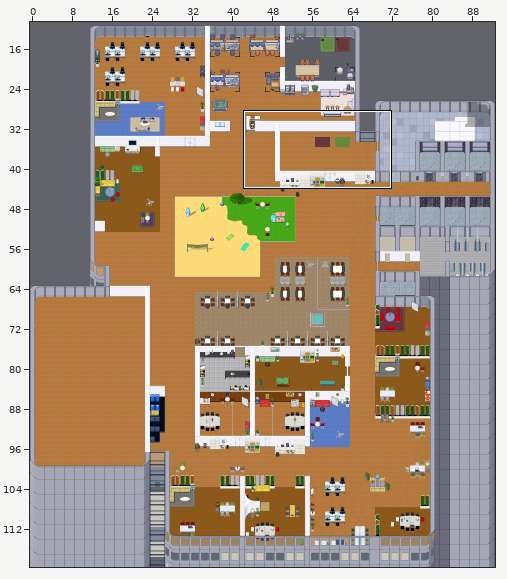
Tiled map (JSON), stored at maps/map.json. Above, an overview of the earlier version with the close-up marked.
Close-up. The starting point:
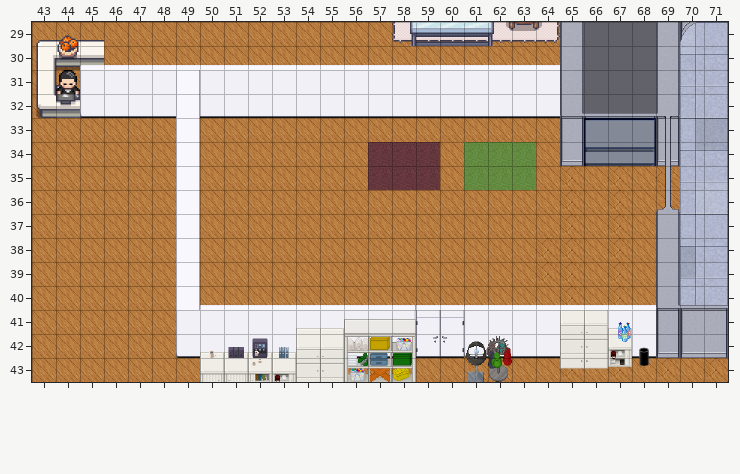
Cells are 32x32 px. Shown: x 43..71, y 29..43. The commit also changed other parts of the map, which this record leaves out.
The same view after the edit:
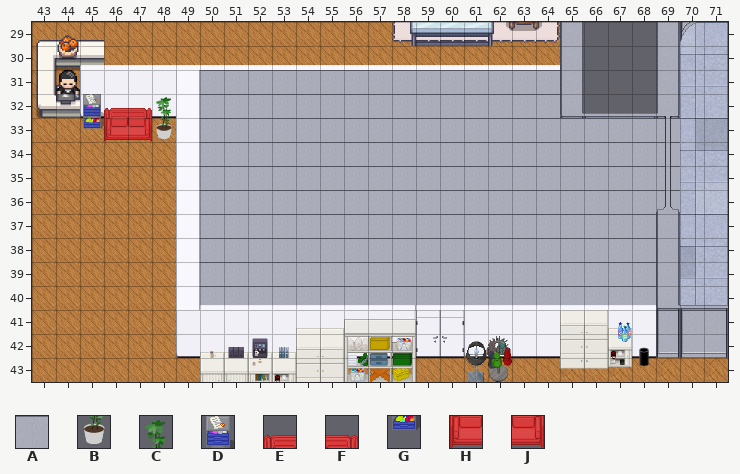
Key: from "Chunk 1": A 363, B 598, C 623, D 668, E 669, F 670, G 683, H 684, J 685.
_ is an empty cell, . an unchanged one.
Tiles of an added or newly shown layer are drawn over the layers below it.
Change:
--- layer "furniture"
@@ x 45..48 @@
-32 ____
-33 ____
+32 DEFC
+33 GHJB
--- layer "construction" (added)
@@ x 50..69 @@
-31 _______________.....
-32 _______________.....
-33 ____________________
-34 ____________________
-35 ____________________
-36 ____________________
-37 ___________________.
-38 ___________________.
-39 ___________________.
-40 ___________________.
+31 AAAAAAAAAAAAAAA.....
+32 AAAAAAAAAAAAAAA.....
+33 AAAAAAAAAAAAAAAAAAAA
+34 AAAAAAAAAAAAAAAAAAAA
+35 AAAAAAAAAAAAAAAAAAAA
+36 AAAAAAAAAAAAAAAAAAAA
+37 AAAAAAAAAAAAAAAAAAA.
+38 AAAAAAAAAAAAAAAAAAA.
+39 AAAAAAAAAAAAAAAAAAA.
+40 AAAAAAAAAAAAAAAAAAA.
Where, in picture pixels (left, top, right, bottom), the same in both close-ups:
added: (200, 70, 680, 306)
added: (83, 94, 172, 142)
